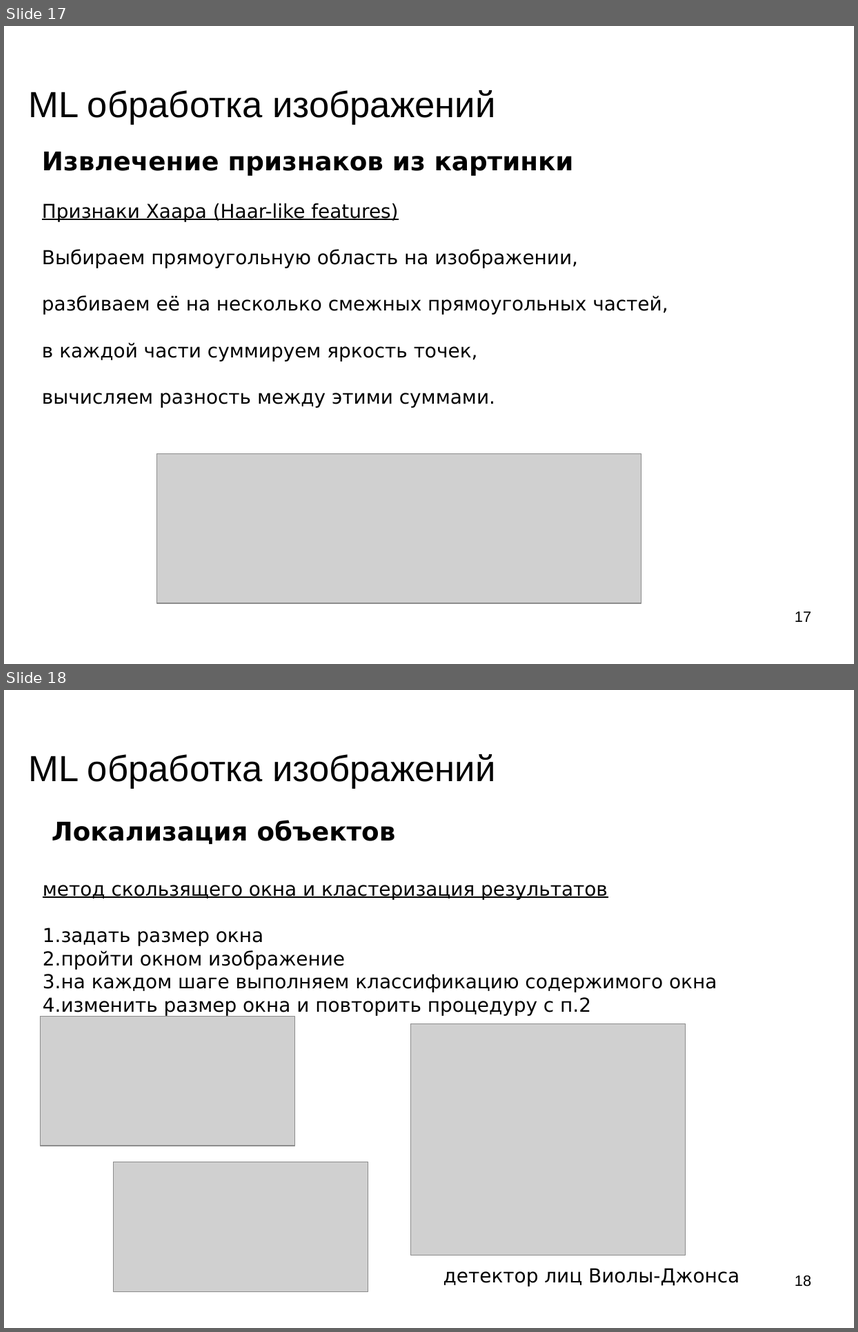
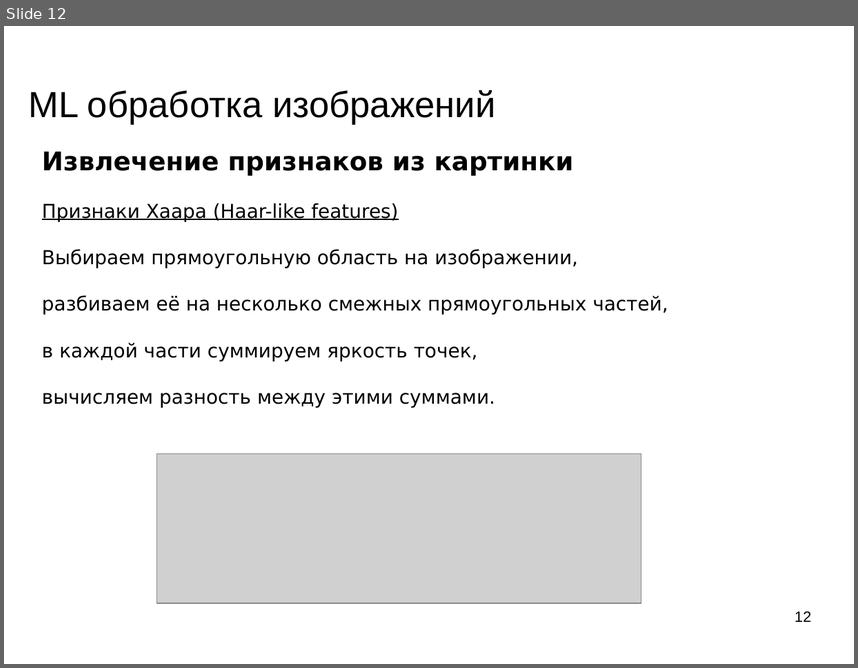
Before and after one commit to mechanoid5/ml_lectorium_legacy, a slide deck: 22-img-proc.odp. Shown one above the other, each under a label of ours: slides 17 and 18 before the commit, slide 12 after it. The pictures are 858x1332 and 858x668 pixels, drawn with LibreOffice and Linux fonts; fonts in the diff are those of the drawing; grey boxes stand for pictures; background and template pictures are left out. Boxes give left, top, right and bottom in pixels: in the first picture for what was removed or moved away, otherwise in the second. Text is boxed around its words. In the diff, an @@ line names an element or a change of style, - is before the commit and + after.

```diff
--- a/22-img-proc.odp
+++ b/22-img-proc.odp
@@ slide 18 removed at [4,690,854,1328], background picture (left out) @@
@@ title removed at [28,754,495,789] @@
-ML обработка изображений
@@ text removed at [43,820,717,1016] @@
-Локализация объектов
-метод скользящего окна и кластеризация результатов
-1.задать размер окна
-2.пройти окном изображение
-3.на каждом шаге выполняем классификацию содержимого окна
-4.изменить размер окна и повторить процедуру с п.2
@@ picture removed at [41,1016,294,1146] @@
@@ picture removed at [411,1023,686,1254] @@
@@ picture removed at [114,1162,368,1292] @@
@@ text removed at [444,1268,740,1286] @@
-детектор лиц Виолы-Джонса
@@ page number removed at [795,1275,811,1286] @@
-18
@@ what was slide 17 is now slide 12 @@
@@ page number at [795,611,811,621]: text changed @@
-17
+12
```
Also in this commit, not shown: 4 slides changed, 6 other slides removed, 50 other files.
